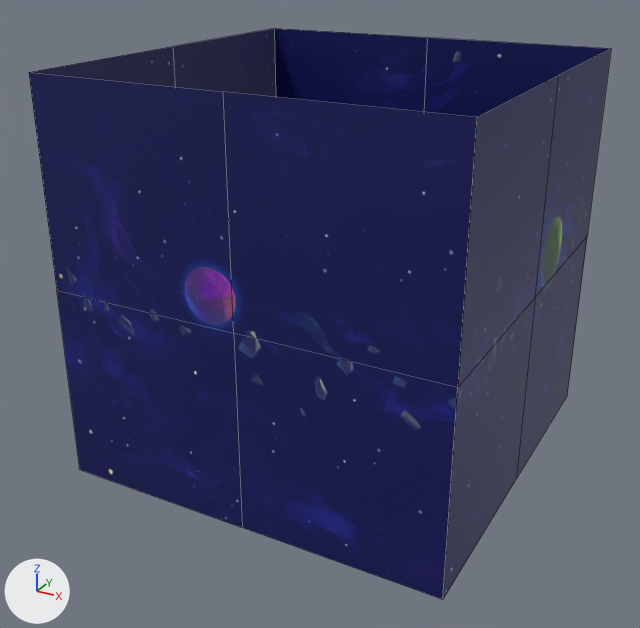
Renders of the FBX model Assets/Hamster/RawAssets/skybox.fbx from each side of a commit.
The view is the same before and after, from a 50 mm camera at (2.094, -4.07, 1.688) aimed at (-0.055, -0.163, -0.266). Arrows for +X, +Y and +Z are at lower left; the lights stay in place. Mesh edges are drawn as thin lines. Where no turn or scale is listed for an object, it has been applied to the vertices.

Objects in the first picture: 'space_skybox'.
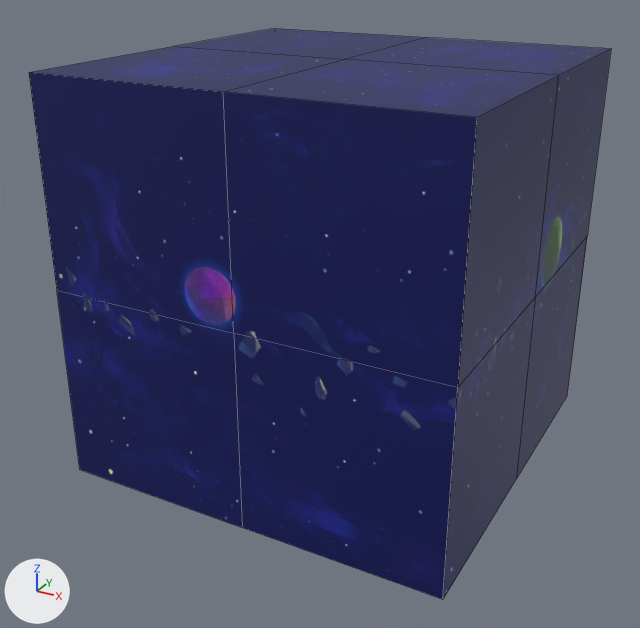
Where the newer file only moved an object's origin or applied its transform, the numbers keep the older frame.

Edits to the bpy script that builds the scene:
```text
Change me_mesh:
    used by ob_space_skybox; location = (0.0, 0.0, 0.0)
    verts and faces of me_mesh; kept vertices keep their numbers, new ones are numbered from 26
    before: 2 (1.07, 1.07, 1.07) at pixel (611, 48), 3 (1.07, -1.07, 1.07) at pixel (476, 117), 4 (-1.07, 1.07, 1.07) at pixel (274, 28), 5 (-1.07, -1.07, 1.07) at pixel (28, 72), 10 (1.07, 0.0, 1.07) at pixel (558, 75)
    before: 17 (-1.07, 0.0, 1.07) at pixel (173, 46), 19 (0.0, -1.07, 1.07) at pixel (223, 91), 22 (0.0, 1.07, 1.07) at pixel (427, 37)
    remove me_mesh.from_pydata(...)  # 26 vertices, 20 faces; spans x -1.07..1.07, y -1.07..1.07, z -1.07..1.07
    add me_mesh.from_pydata(...)  # 27 vertices, 24 faces; spans x -1.07..1.07, y -1.07..1.07, z -1.07..1.07
    me_mesh part 1
    add verts[26] = (0.0, 0.0, 1.07)  # pixel (345, 59)
    add faces += [(5, 17, 26, 19), (4, 22, 26, 17), (2, 10, 26, 22), (3, 19, 26, 10)]
```

Pixel boxes (x1, y1, x2, y2) of what changed, in the pictures (640 x 628 px):
part 1 of me_mesh, added (blue)
    after: (30, 28, 610, 117)
